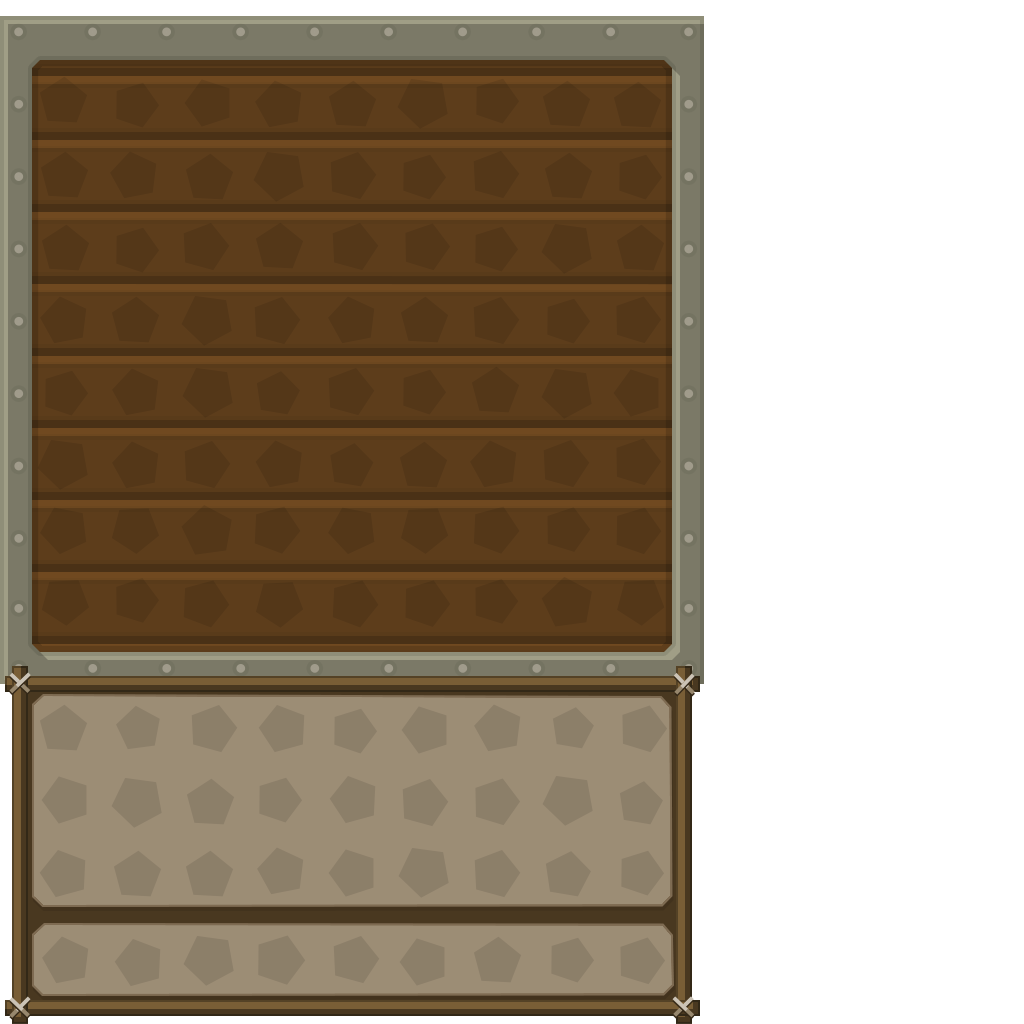
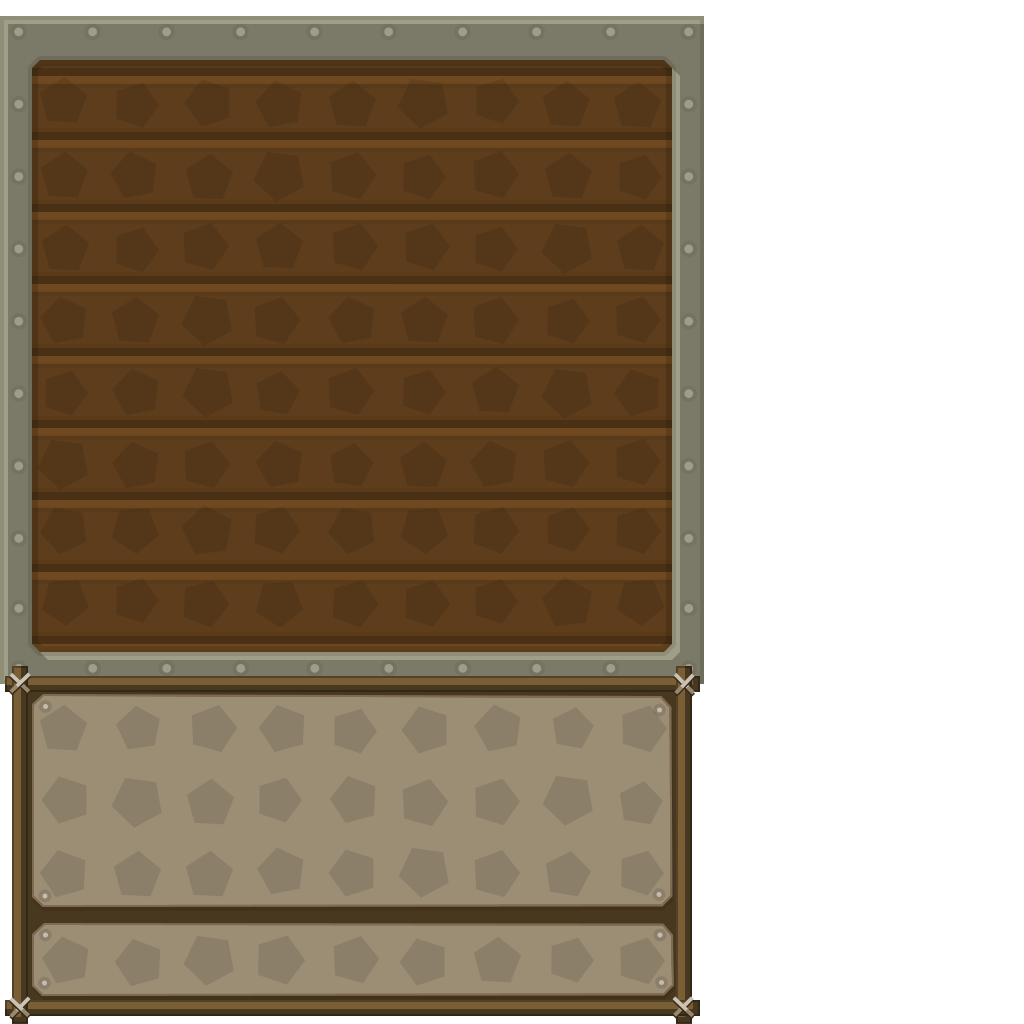
Comparing the layer stacks of the two 1024×1024 images. Changes:
added layer "Forme 21" in group "inventaire" over [left=42, top=704, right=664, bottom=986]
painted on "Forme 20", unmasked it over [left=38, top=700, right=668, bottom=987]
painted on "Forme 19", unmasked it over [left=38, top=700, right=668, bottom=990]
unmasked "Forme 14" over [left=38, top=700, right=668, bottom=990]
